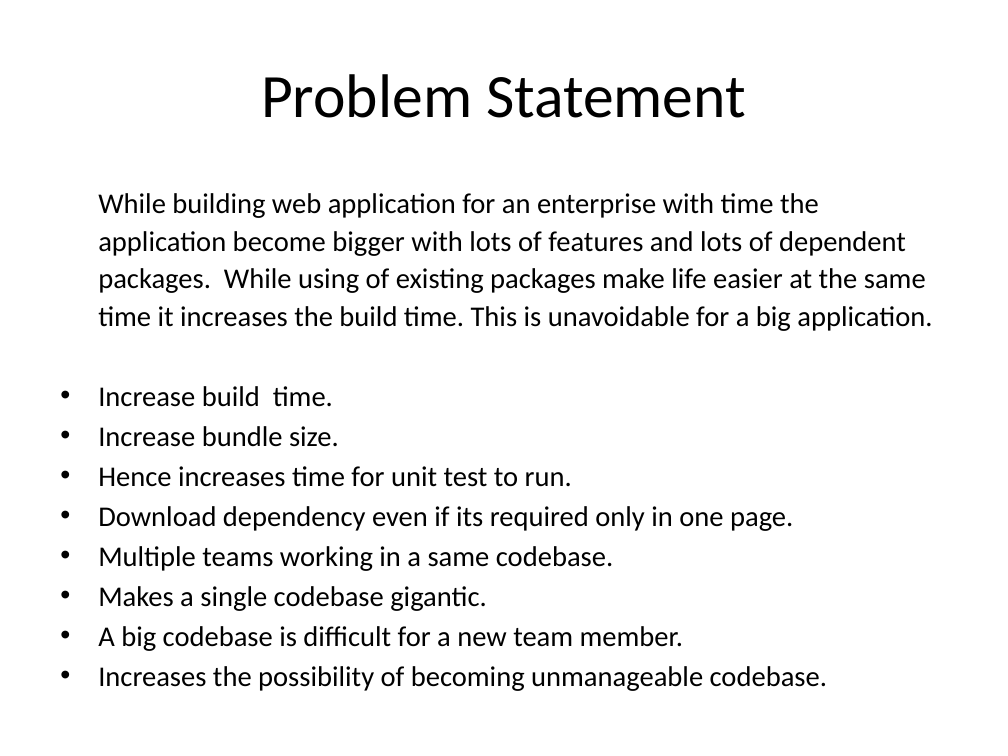
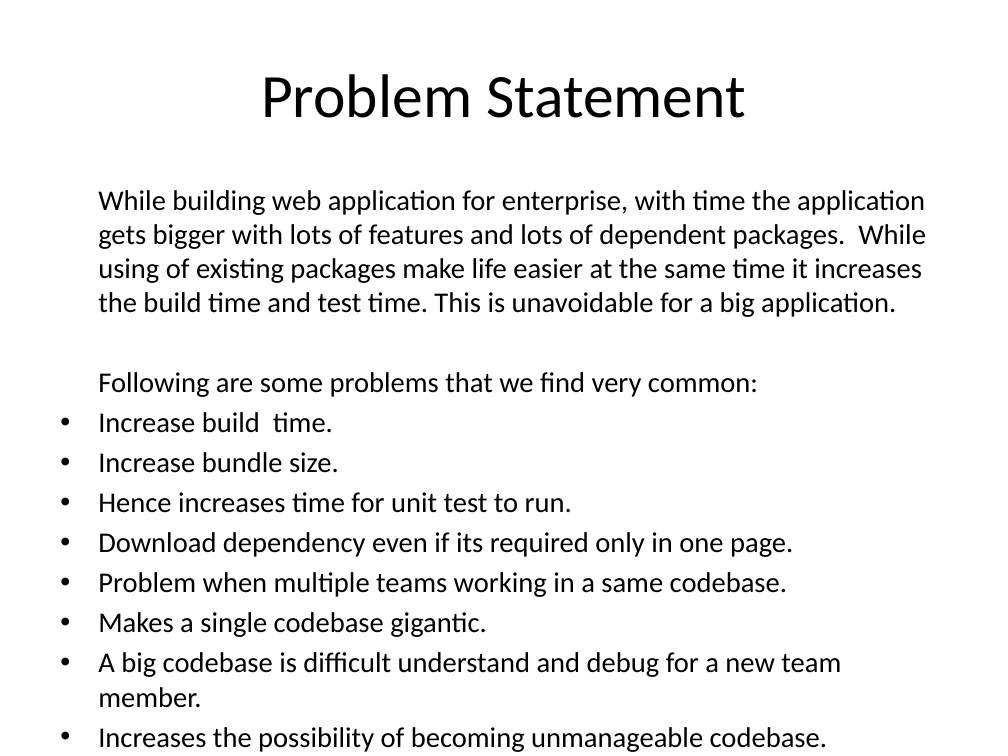
Before and after one commit to gitoutofbox/Module-federation-devex, a slide deck: slide 2 of Module-federation.pptx. Drawn at 1008x756 pixels with LibreOffice and Linux fonts; fonts in the diff are those of the drawing. Boxes give left, top, right and bottom in pixels: in the first picture for what was removed or moved away, otherwise in the second. Text is boxed around its words. In the diff, an @@ line names an element or a change of style, - is before the commit and + after.

```diff
--- a/Module-federation.pptx
+++ b/Module-federation.pptx
@@ text at box(98, 190, 926, 397): text changed @@
-While building web application for an enterprise with time the application become bigger with lots of features and lots of dependent packages. While using of existing packages make life easier at the same time it increases the build time. This is unavoidable for a big application.
+While building web application for enterprise, with time the application gets bigger with lots of features and lots of dependent packages. While using of existing packages make life easier at the same time it increases the build time and test time. This is unavoidable for a big application.
+Following are some problems that we find very common:
@@ text at box(98, 572, 787, 597): text changed @@
-• Multiple teams working in a same codebase.
+• Problem when multiple teams working in a same codebase.
@@ text at box(98, 652, 841, 708): text changed @@
-• A big codebase is difficult for a new team member.
+• A big codebase is difficult understand and debug for a new team member.
```
Also in this commit, not shown: 3 other slides changed, 1 slide removed.
